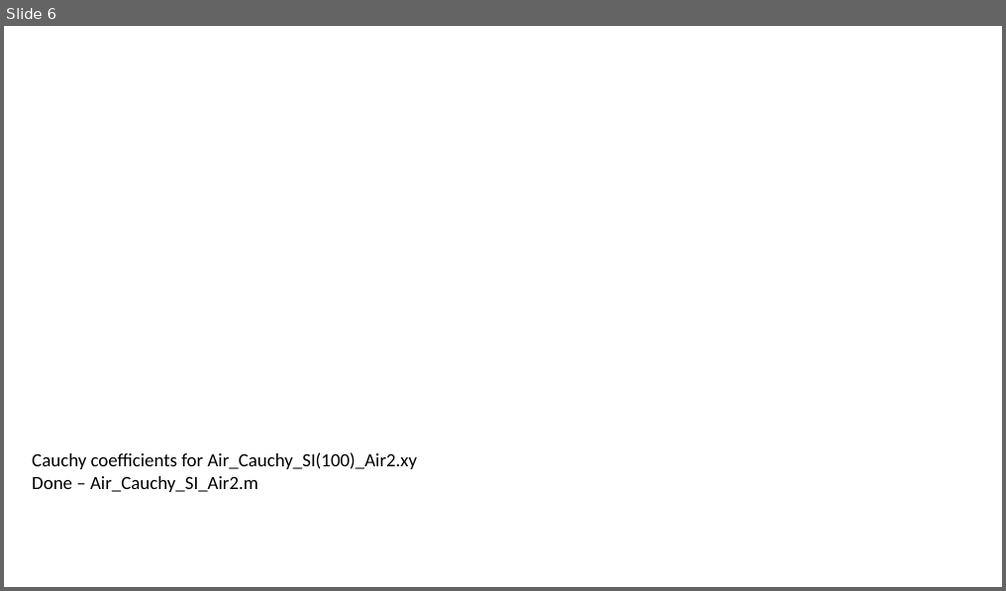
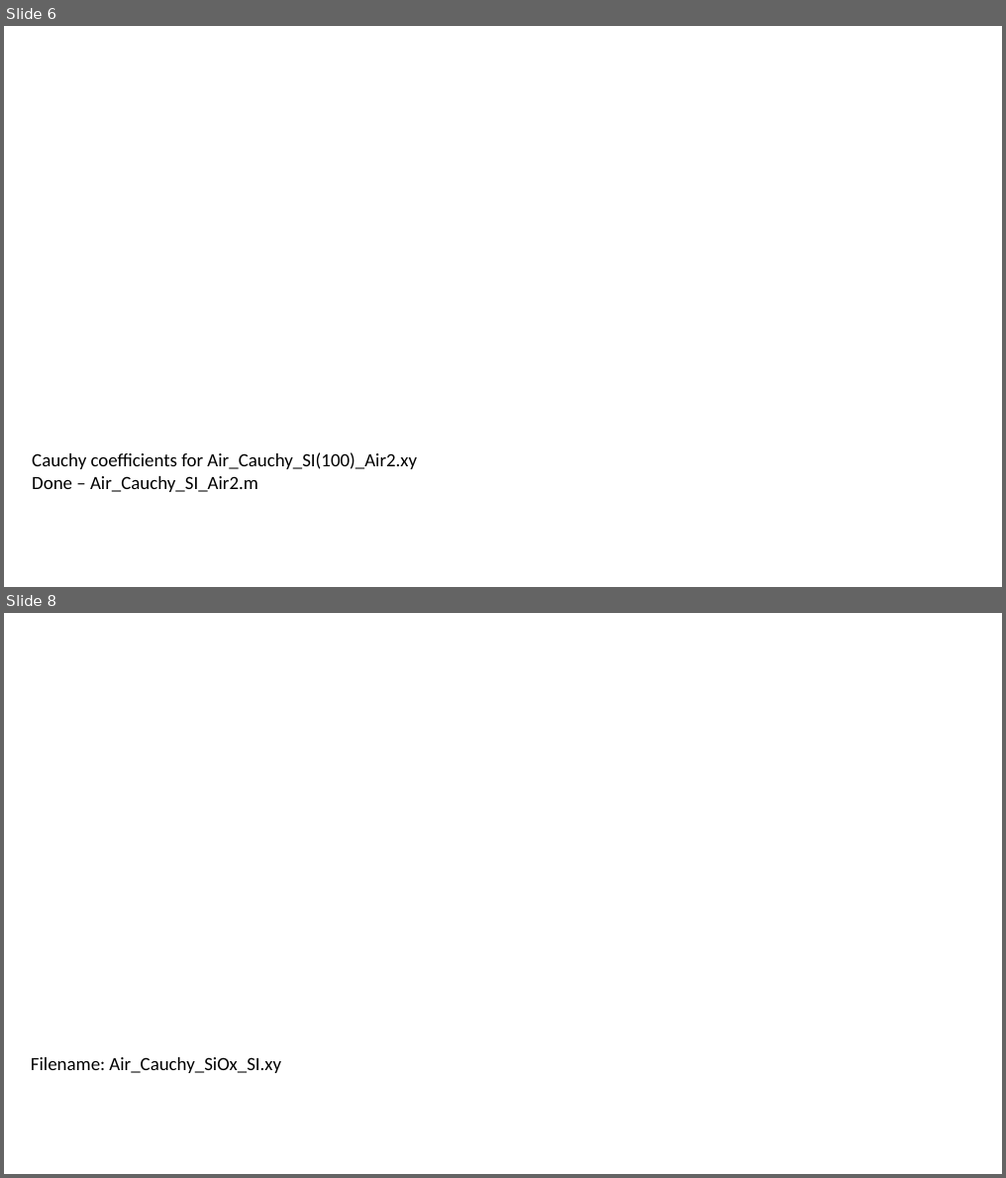
Before and after one commit to Cosinus0/MasterThesis, a slide deck: Thesis/matlab_code/Simulation_files_and_curves.pptx. Shown one above the other, each under a label of ours: slide 6 before the commit, slides 6 and 8 after it; the slides between them are not shown. The pictures are 1006x591 and 1006x1178 pixels, drawn with LibreOffice and Linux fonts; fonts in the diff are those of the drawing; background and template pictures are left out. Boxes give left, top, right and bottom in pixels: in the first picture for what was removed or moved away, otherwise in the second. Text is boxed around its words. In the diff, an @@ line names an element or a change of style, - is before the commit and + after.

```diff
--- a/Thesis/matlab_code/Simulation_files_and_curves.pptx
+++ b/Thesis/matlab_code/Simulation_files_and_curves.pptx
@@ slide 8 added at [4,613,1002,1174], background picture (left out) @@
@@ text added at [31,1058,281,1073], 18 pt, text #000000 @@
+Filename: Air_Cauchy_SiOx_SI.xy
```
Also in this commit, not shown: 1 other slide added, 10 other files.
